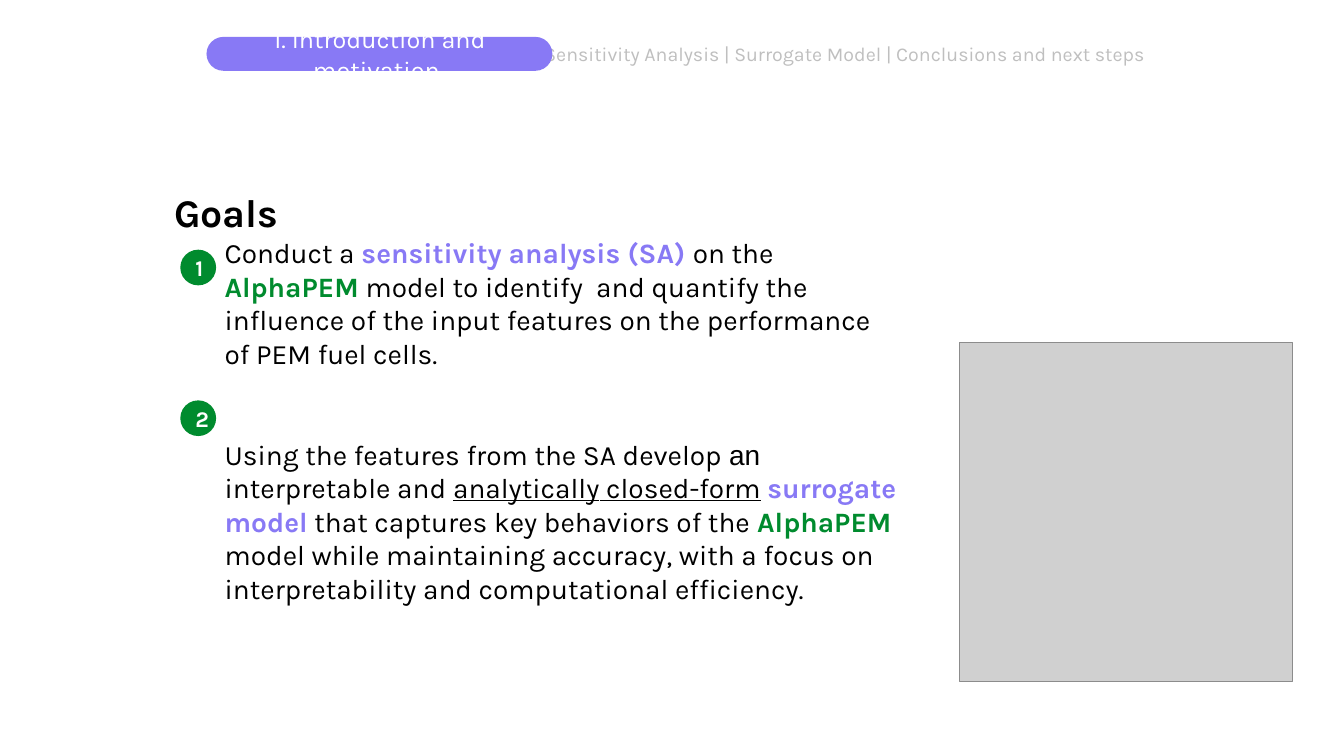
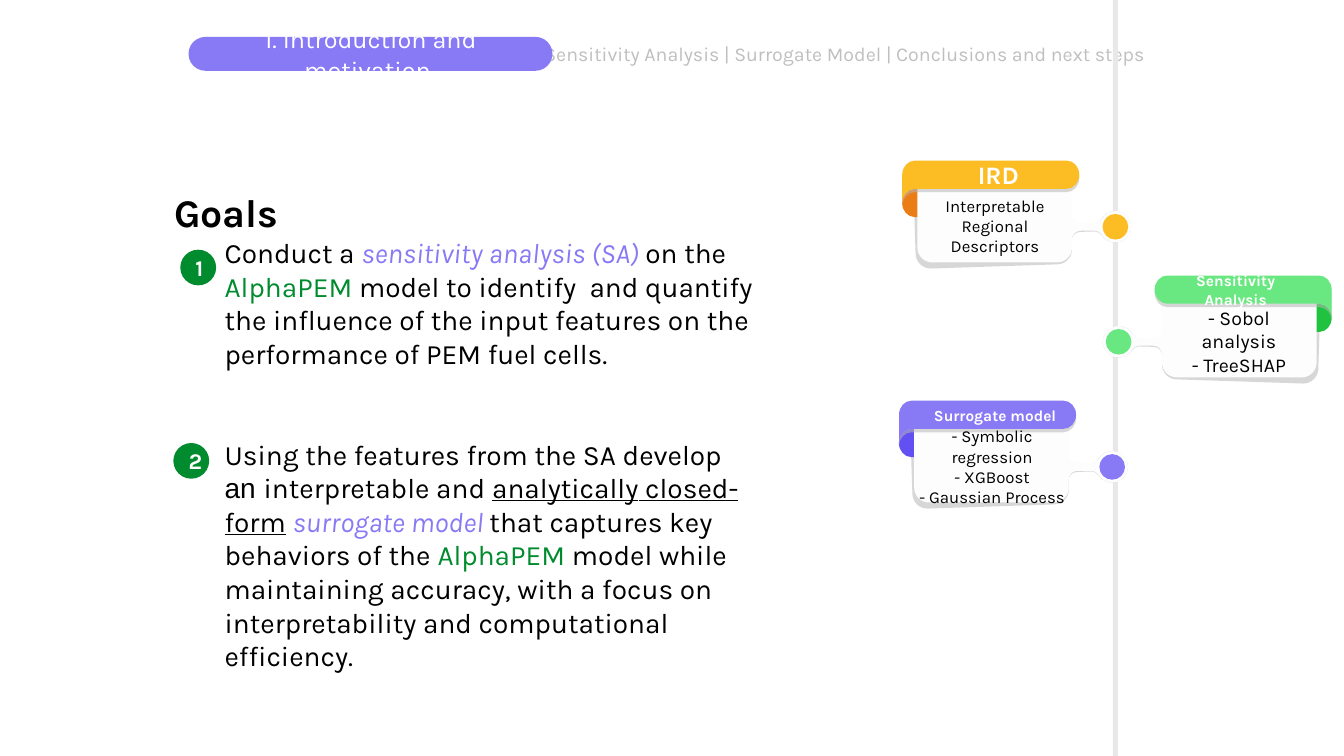
Before and after one commit to DejvisT/Sensitivity-Analysis-and-Surrogate-Modeling-of-PEM-Fuel-Cells, a slide deck: slide 6 of final_presentation_v1.pptx. Drawn at 1344x756 pixels with LibreOffice and Linux fonts; fonts in the diff are those of the drawing; grey boxes stand for pictures; background and template pictures are left out. Boxes give left, top, right and bottom in pixels: in the first picture for what was removed or moved away, otherwise in the second. Text is boxed around its words. In the diff, an @@ line names an element or a change of style, - is before the commit and + after.

Commit message:
Fixed sha values and pros and cons of sensitivity analysis, and presentation date

```diff
--- a/final_presentation_v1.pptx
+++ b/final_presentation_v1.pptx
@@ rounded rectangle "1. Introduction and motivation": place and size @@
-rounded rectangle "1. Introduction and motivation" at bbox=[207, 37, 553, 72]
+rounded rectangle "1. Introduction and motivation" at bbox=[189, 37, 553, 72]
@@ freeform shape added at bbox=[1113, 0, 1118, 756], fill #E8E8E8 @@
@@ group added at bbox=[902, 160, 1132, 268]: 6 freeform shapes, 2 texts @@
+Interpretable Regional Descriptors
+IRD
@@ text at bbox=[225, 243, 752, 673]: bold off in "sensitivity analysis (SA) AlphaPEM", "surrogate model AlphaPEM"; italic on in "sensitivity analysis (SA)", "surrogate model" @@
@@ group added at bbox=[1103, 273, 1332, 383]: 6 freeform shapes, 2 texts @@
+- Sobol analysis
+- TreeSHAP
+Sensitivity Analysis
@@ picture removed at bbox=[960, 343, 1294, 682] @@
@@ group added at bbox=[899, 401, 1129, 509]: 6 freeform shapes, 2 texts @@
+- Symbolic regression
+- XGBoost
+- Gaussian Process
+Surrogate model
@@ ellipse "2": place and size @@
-ellipse "2" at bbox=[180, 400, 217, 436]
+ellipse "2" at bbox=[173, 444, 210, 479]
```
Also in this commit, not shown: 7 other slides changed, 2 slides added, 1 slide removed.
